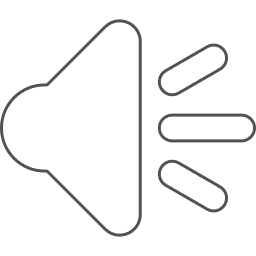
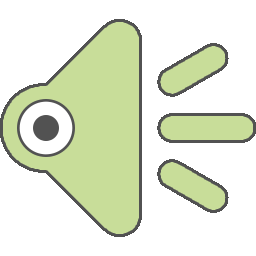
Layers edited between the first and the second 256x256 image:
added layer "Эллипс 2" above "Эллипс 1" over [33, 115, 59, 141]
added layer "Эллипс 1" above "Слой 1" over [17, 99, 75, 157]
painted on "Слой 1" over [0, 19, 256, 237]
